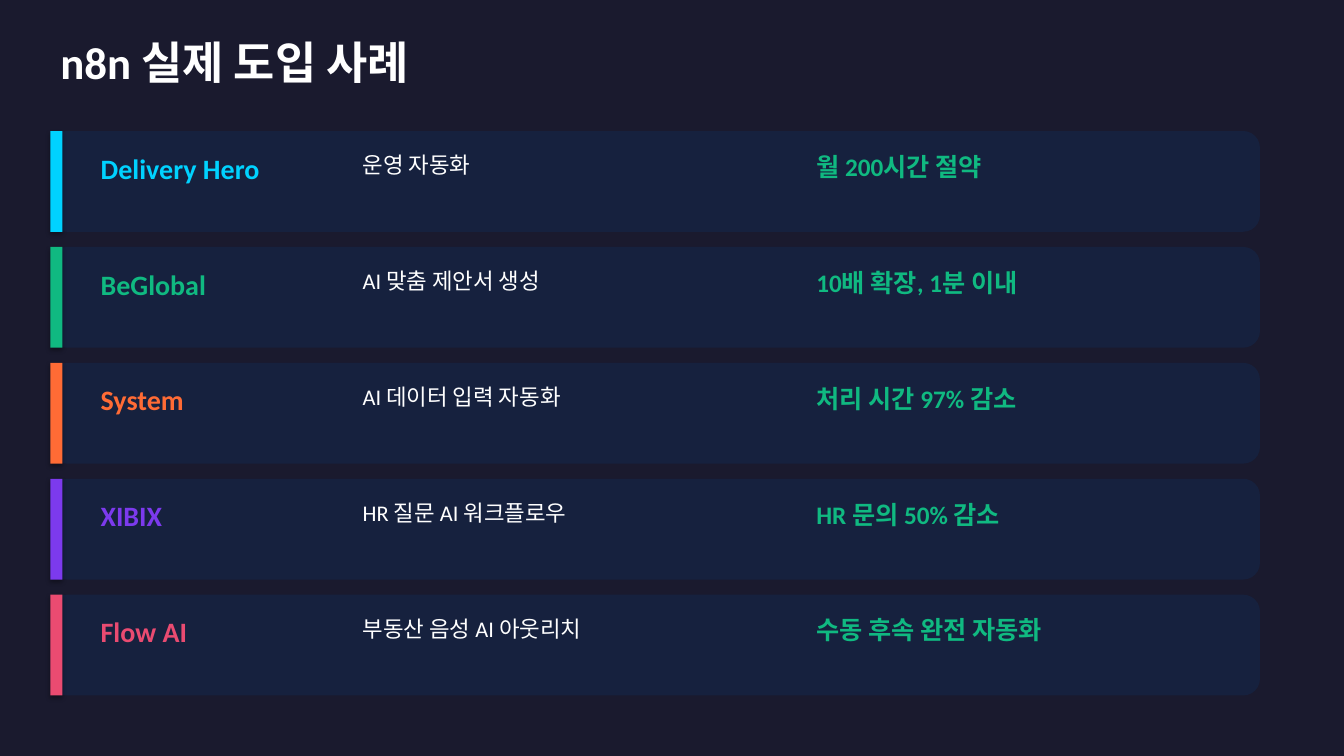
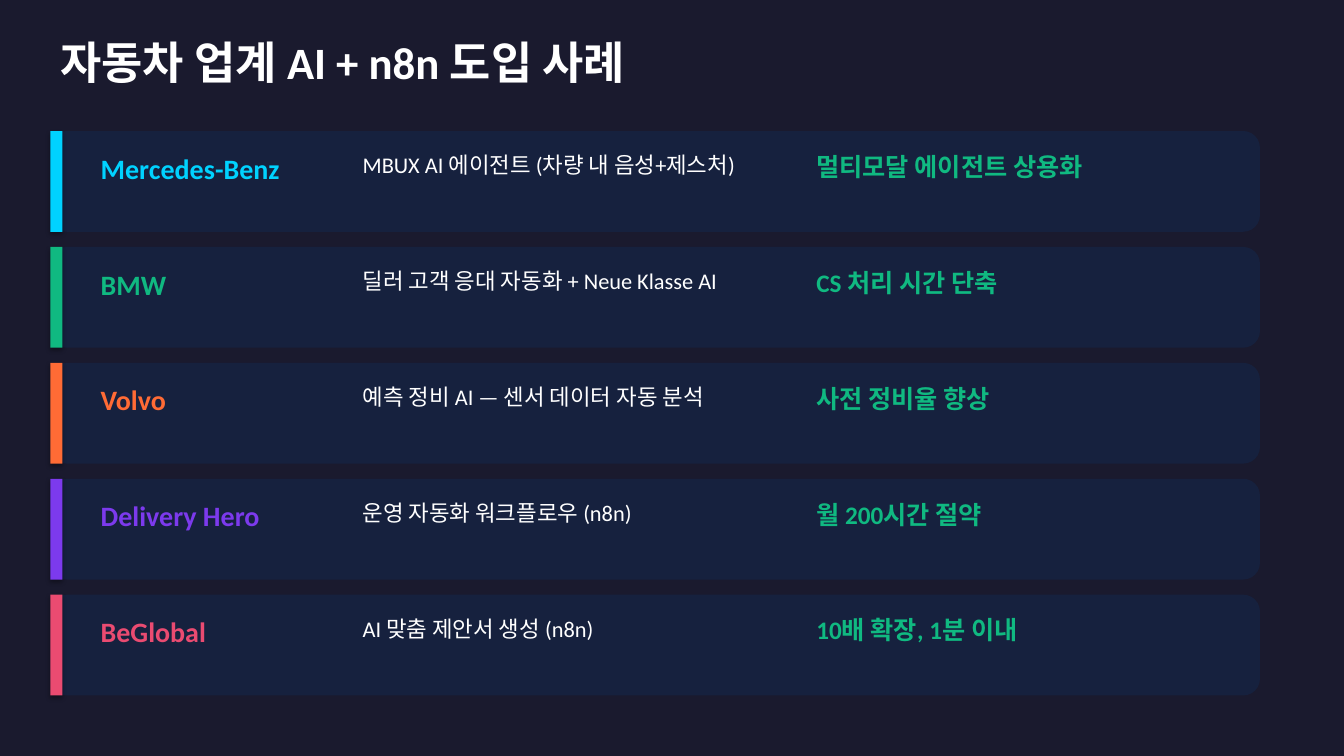
Before and after one commit to givethedog/ppt-maker, a slide deck: slide 25 of AI_트렌드_2025-2026.pptx (slide 24 before the commit). Drawn at 1344x756 pixels with LibreOffice and Linux fonts; fonts in the diff are those of the drawing. Boxes give left, top, right and bottom in pixels: in the first picture for what was removed or moved away, otherwise in the second. Text is boxed around its words. In the diff, an @@ line names an element or a change of style, - is before the commit and + after.

```diff
--- a/AI_트렌드_2025-2026.pptx
+++ b/AI_트렌드_2025-2026.pptx
@@ text at [60, 41, 624, 83]: text changed @@
-n8n 실제 도입 사례
+자동차 업계 AI + n8n 도입 사례
@@ text at [101, 159, 280, 179]: text changed @@
-Delivery Hero
+Mercedes-Benz
@@ text at [363, 154, 735, 176]: text changed @@
-운영 자동화
+MBUX AI 에이전트 (차량 내 음성+제스처)
@@ text at [816, 155, 1083, 178]: text changed @@
-월 200시간 절약
+멀티모달 에이전트 상용화
@@ text at [101, 277, 167, 295]: text changed @@
-BeGlobal
+BMW
@@ text at [363, 270, 717, 291]: text changed @@
-AI 맞춤 제안서 생성
+딜러 고객 응대 자동화 + Neue Klasse AI
@@ text at [816, 271, 997, 294]: text changed @@
-10배 확장, 1분 이내
+CS 처리 시간 단축
@@ text at [363, 386, 704, 407]: text changed @@
-AI 데이터 입력 자동화
+예측 정비 AI — 센서 데이터 자동 분석
@@ text at [816, 387, 990, 410]: text changed @@
-처리 시간 97% 감소
+사전 정비율 향상
@@ text at [101, 390, 166, 411]: text changed @@
-System
+Volvo
@@ text at [101, 506, 259, 531]: text changed @@
-XIBIX
+Delivery Hero
@@ text at [363, 502, 631, 524]: text changed @@
-HR 질문 AI 워크플로우
+운영 자동화 워크플로우 (n8n)
@@ text at [816, 503, 982, 526]: text changed @@
-HR 문의 50% 감소
+월 200시간 절약
@@ text at [101, 622, 206, 642]: text changed @@
-Flow AI
+BeGlobal
@@ text at [363, 618, 593, 640]: text changed @@
-부동산 음성 AI 아웃리치
+AI 맞춤 제안서 생성 (n8n)
@@ text at [816, 617, 1017, 642]: text changed @@
-수동 후속 완전 자동화
+10배 확장, 1분 이내
```
Also in this commit, not shown: 2 other slides changed, 1 slide added, 2 other files.
